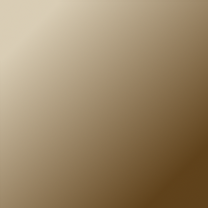
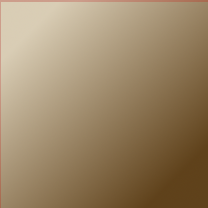
Layered file, before and after one edit (208px x 208px). Changes by layer:
showed "Background: Mobilization" over (0, 0, 208, 208)
hid "Background: Main" over (0, 0, 208, 208)
